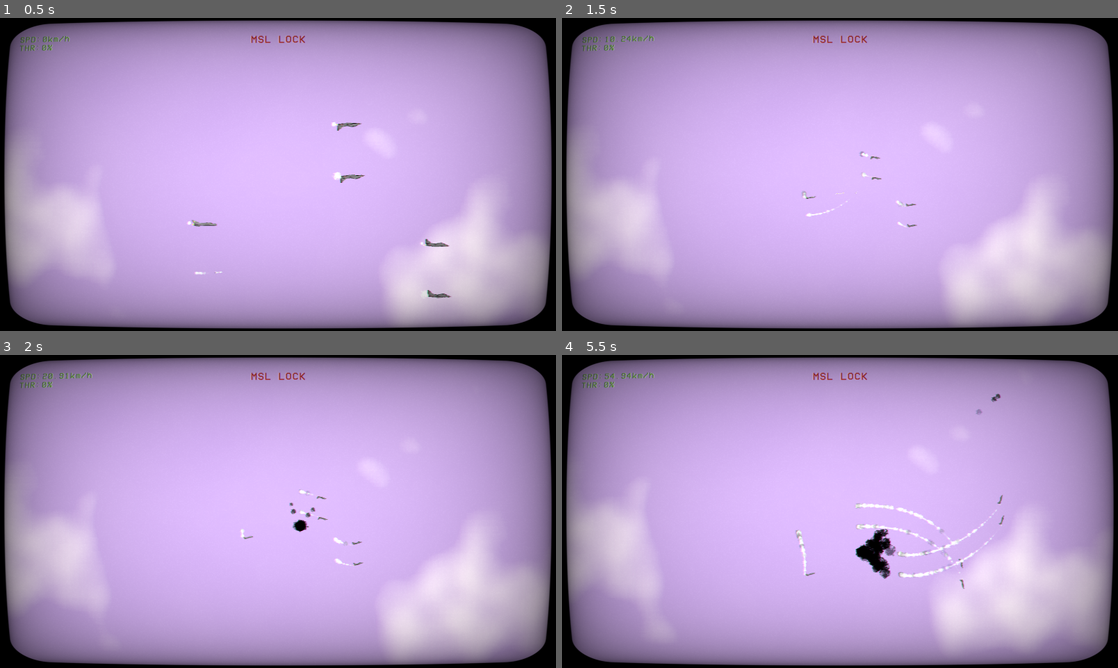
Above: before the commit, frames 1-4 (two rows, left to right).
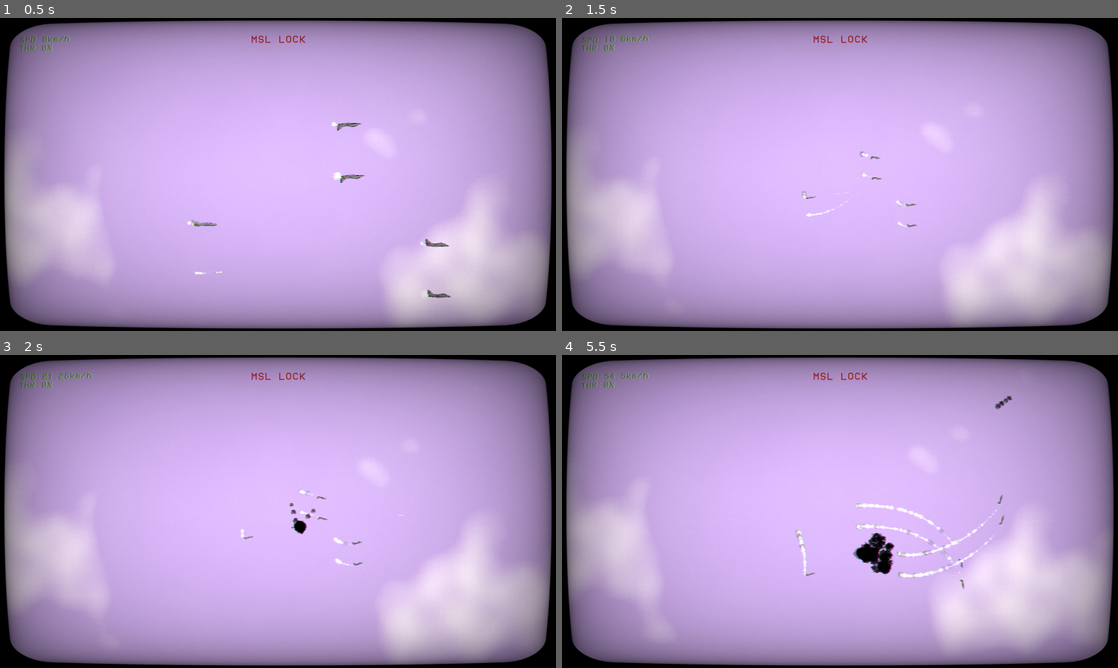
Above: after the commit, the same moments.

Repository: tm-sm/Igne-Caelum
Game: Godot game, scene res://testing2.tscn
Two runs of this game, one before a commit and one after it. Both use one fixed random seed, a clock stepped at 60 frames per second and the inputs below.
Inputs (mouse positions are in pixels of both pictures, inside the frame that each line leads up to):
- Up to frame 1 (0.5 s): no input
- Up to frame 2 (1.5 s): move the mouse to (962, 158) at 0.52 s; hold A (pitch_up) 0.53-1.28 s; tap C (change_camera_type) at 0.6 s; tap Enter at 1.25 s; move the mouse to (728, 190) at 1.27 s; hold Q (brake) from 1.28 s (still down); tap Space (fire_weapon) at 1.35 s
- Up to frame 3 (2 s): keep holding Q (brake)
- Up to frame 4 (5.5 s): move the mouse to (895, 442) at 2.02 s; release Q (brake) at 2.03 s; hold A (pitch_up) 2.03-3.53 s; tap X (switch_target) at 2.1 s; move the mouse to (812, 574) at 2.77 s; tap Up (weapon_selection_1) at 2.85 s; move the mouse to (1006, 558) at 3.52 s; hold Right (weapon_selection_2) 3.53-4.28 s; hold Q (brake) from 3.53 s (still down); move the mouse to (673, 464) at 4.27 s; tap Mouse wheel up (zoom_in) at 4.35 s; move the mouse to (867, 511) at 5.02 s; hold Mouse wheel down (zoom_out) from 5.03 s (still down)

Frame 1 is identical in both runs. In frame 2, less than 0.1% of the frame differs, in the area x 10-54%, y 5-57%; in frame 3, 0.2%; in frame 4, 0.7%, in the area x 10-81%, y 5-72%.

Commit message:
changed some _process to _physics_process

Diff:
--- a/default_bus_layout.tres
+++ /dev/null
@@ -1,4 +0,0 @@
-[gd_resource type="AudioBusLayout" format=2]
-
-[resource]
-bus/0/volume_db = -0.130497
--- a/default_env.tres
+++ /dev/null
@@ -1,7 +0,0 @@
-[gd_resource type="Environment" load_steps=2 format=2]
-
-[sub_resource type="ProceduralSky" id=1]
-
-[resource]
-background_mode = 2
-background_sky = SubResource( 1 )
--- a/entities/planes/scripts/BasePlane.gd
+++ b/entities/planes/scripts/BasePlane.gd
@@ -69,7 +69,7 @@
 	missile_launcher.initialize(self)
 	color.modulate = plane_color
 
-func _process(_delta):
+func _physics_process(_delta):
 	if controls_enabled:
 		update_pitch()
 		update_thrust()
--- a/entities/planes/scripts/PlaneAI.gd
+++ b/entities/planes/scripts/PlaneAI.gd
@@ -34,7 +34,7 @@
 		combat_state = combat_action.heading_to_target
 		objective = objective_type.fight
 
-func _process(delta):
+func _physics_process(delta):
 	var target_position
 	if objective != objective_type.retreat:
 		target_position = target.global_position
@@ -58,7 +58,7 @@
 		else:
 			combat_state = combat_action.heading_to_target
 
-	._process(delta)
+	._physics_process(delta)
 
 func update_pitch():
 	pitch = 0
--- a/entities/planes/scripts/PlanePlayer.gd
+++ b/entities/planes/scripts/PlanePlayer.gd
@@ -18,7 +18,6 @@
 			lock_on_sound.play(0)
 	else:
 		lock_on_sound.stop()
-	._process(delta)
 
 func update_thrust():
 	if Input.is_action_pressed("thrust_increase"):
--- a/entities/weapons/Missile.gd
+++ b/entities/weapons/Missile.gd
@@ -55,13 +55,12 @@
 	apply_thrust()
 	timer.start(lifespan)
 
-func _process(_delta):
+func _physics_process(_delta):
 	update_pitch()
 
 	relative_speed = linear_velocity.rotated(-get_rotation())
 	forward_speed = abs(relative_speed.x)
 	vertical_speed = relative_speed.y #the sign is important for air resistance calculations
-	speed_vector  = sqrt(pow(forward_speed, 2) + pow(vertical_speed, 2))
 
 func _integrate_forces(_state):
 	apply_pitch()
@@ -96,10 +95,10 @@
 	pitch = 0
 	if target:
 		var angle_to_target = get_angle_to(target.global_position)
-		if angle_to_target > pi/180 * 2:
+		if angle_to_target > pi/180 * 5:
 			#for some reason this works better than just using degrees
 			pitch_down()
-		elif angle_to_target < -pi/180 * 2:
+		elif angle_to_target < -pi/180 * 5:
 			pitch_up()
 
 func pitch_up():
--- a/misc/ListenerDoppler.gd
+++ b/misc/ListenerDoppler.gd
@@ -22,7 +22,7 @@
 		body.connect("destroyed", self, "_on_emitter_destroyed", [body])
 
 func _on_ListeningArea_body_exited(body):
-	if body.is_in_group("sound_emitter"):
+	if body.is_in_group("sound_emitter") and active_sounds.has(body):
 		active_sounds.erase(body)
 		body.disconnect("destroyed", self, "_on_emitter_destroyed")
 
--- a/project.godot
+++ b/project.godot
@@ -89,6 +89,14 @@
 config/name="Igne Caelum"
 run/main_scene="res://testing2.tscn"
 config/icon="res://icon.png"
+
+[audio]
+
+default_bus_layout=""
+
+[debug]
+
+settings/fps/force_fps=60
 
 [display]
 
@@ -218,4 +226,3 @@
 quality/filters/anisotropic_filter_level=16
 quality/filters/use_nearest_mipmap_filter=true
 quality/filters/use_fxaa=true
-environment/default_environment="res://default_env.tres"
